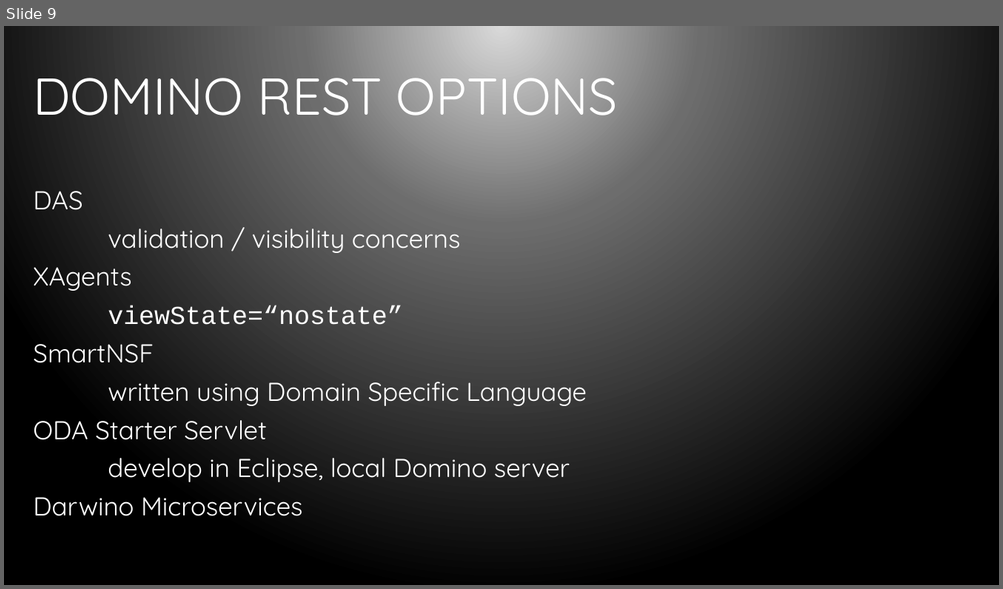
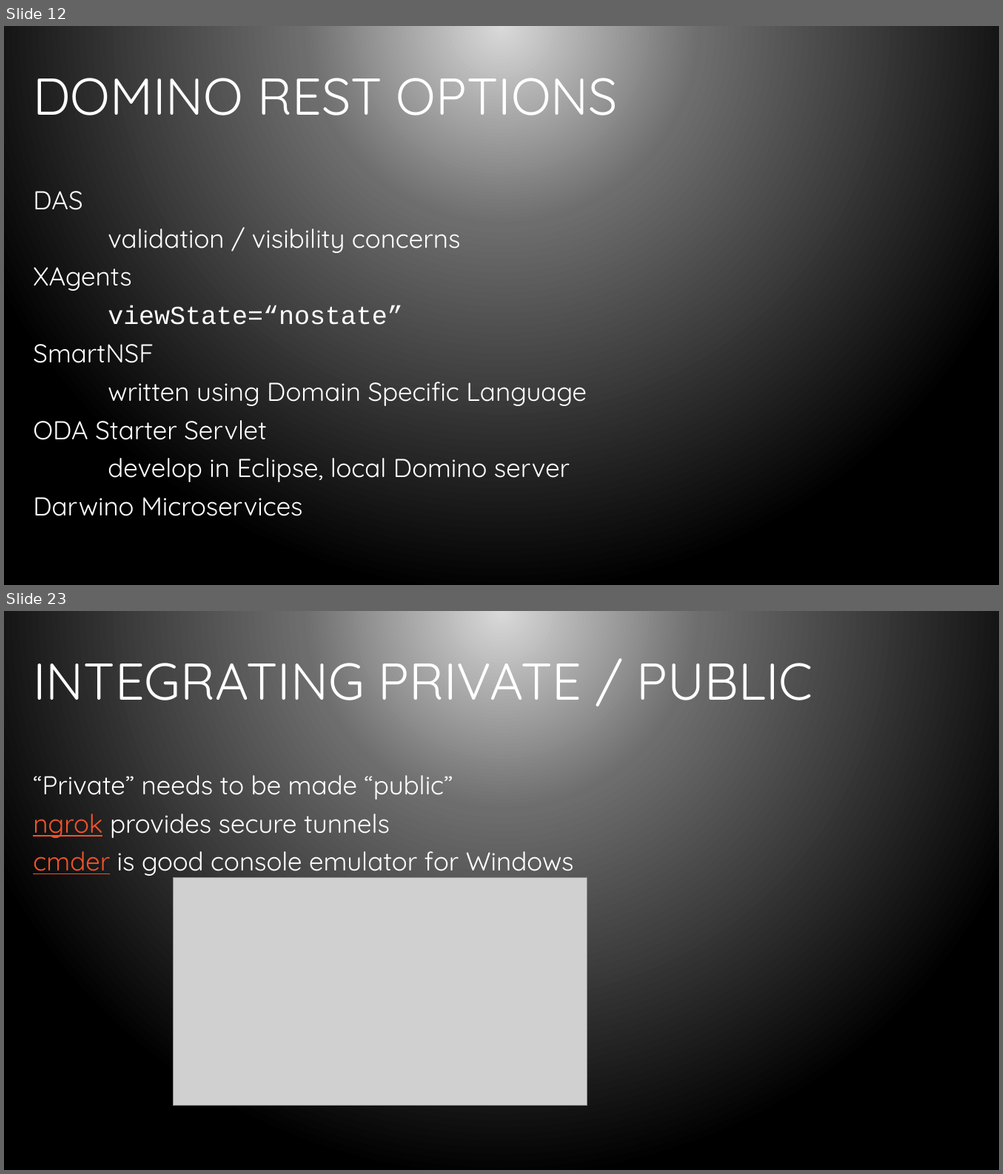
Before and after one commit to bleedingcode/domino-js-masterclass, a slide deck: presentation/8598 Domino and JS.pptx. Shown one above the other, each under a label of ours: slide 9 before the commit, slides 12 and 23 after it; the slides between them are not shown. The pictures are 1003x589 and 1003x1174 pixels, drawn with LibreOffice and Linux fonts; fonts in the diff are those of the drawing; grey boxes stand for pictures; background and template pictures are left out. Boxes give left, top, right and bottom in pixels: in the first picture for what was removed or moved away, otherwise in the second. Text is boxed around its words. In the diff, an @@ line names an element or a change of style, - is before the commit and + after.

```diff
--- a/presentation/8598 Domino and JS.pptx
+++ b/presentation/8598 Domino and JS.pptx
@@ slide 23 added at (x1=4, y1=611, x2=999, y2=1170), background gradient #D9D9D9 to #6D6D6D to #000000 @@
@@ title added at (x1=33, y1=647, x2=813, y2=714), 50 pt, text #FFFFFF @@
+INTEGRATING PRIVATE / PUBLIC
@@ text added at (x1=33, y1=775, x2=574, y2=879), 25 pt, text #FFFFFF @@
+“Private” needs to be made “public”
+ngrok provides secure tunnels
+cmder is good console emulator for Windows
@@ picture added at (x1=173, y1=878, x2=586, y2=1106) @@
@@ what was slide 9 is now slide 12 @@
```
Also in this commit, not shown: 13 other slides added.
